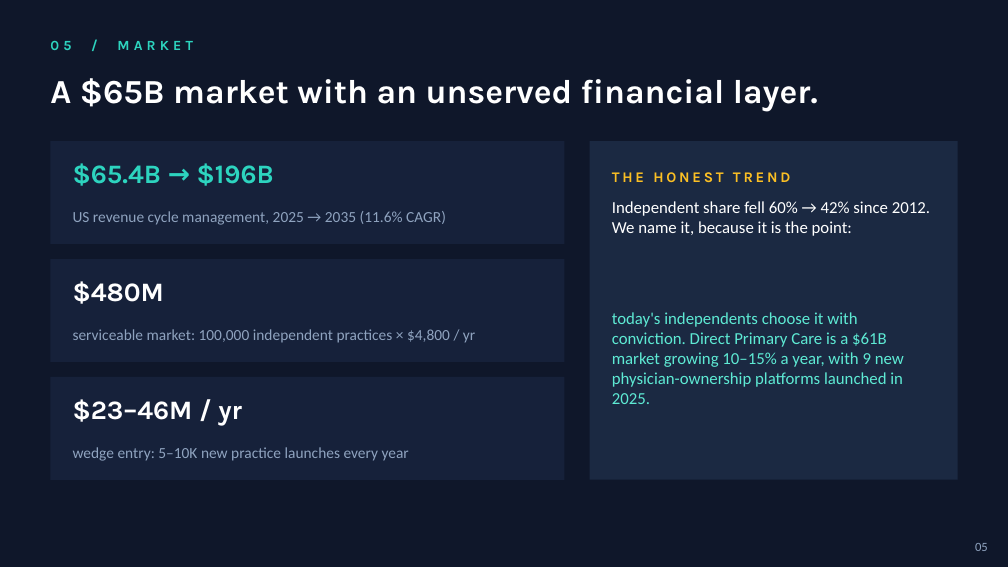
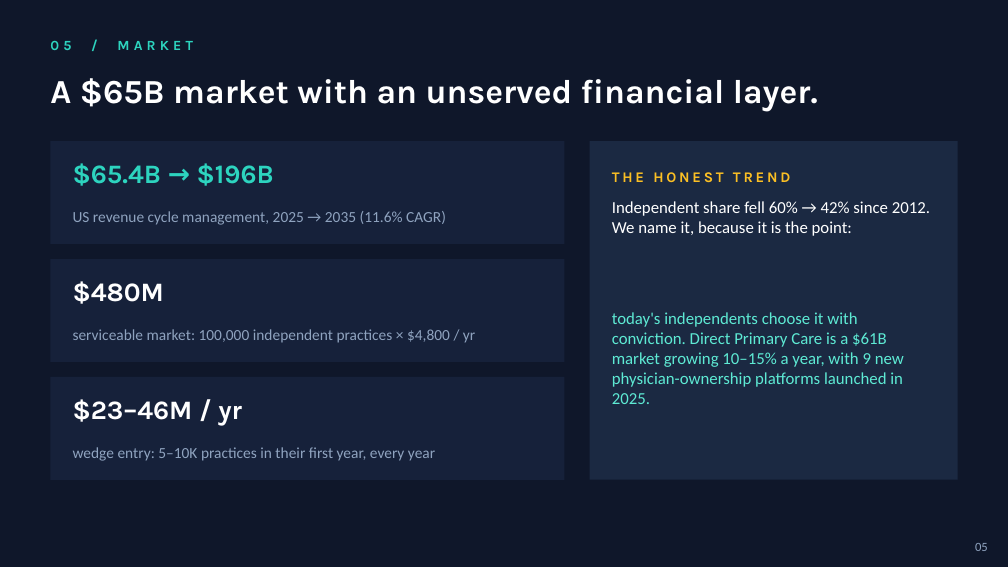
Before and after one commit to moamalleck/PhyLabs, a slide deck: slide 6 of docs/fundraising/pitch-deck-2026-06-11-softbank-necx.pptx. Drawn at 1008x567 pixels with LibreOffice and Linux fonts; fonts in the diff are those of the drawing. Boxes give left, top, right and bottom in pixels: in the first picture for what was removed or moved away, otherwise in the second. Text is boxed around its words. In the diff, an @@ line names an element or a change of style, - is before the commit and + after.

```diff
--- a/docs/fundraising/pitch-deck-2026-06-11-softbank-necx.pptx
+++ b/docs/fundraising/pitch-deck-2026-06-11-softbank-necx.pptx
@@ text at [73,447,435,461]: text changed @@
-wedge entry: 5–10K new practice launches every year
+wedge entry: 5–10K practices in their first year, every year
```
Also in this commit, not shown: 2 other slides changed, 1 slide added, 1 slide removed, 2 other files.
